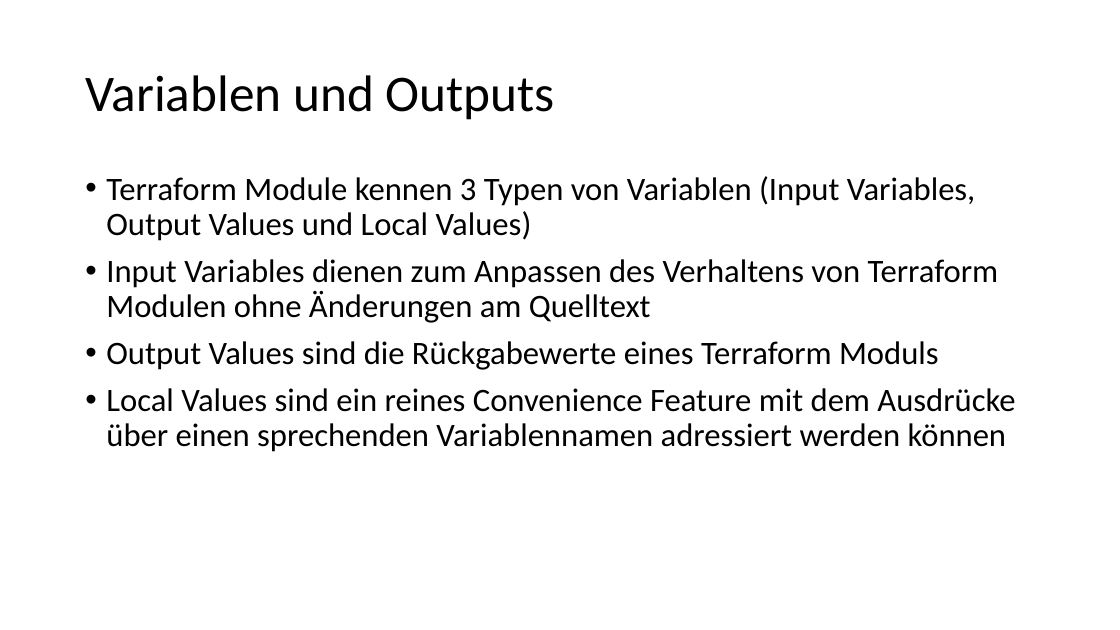
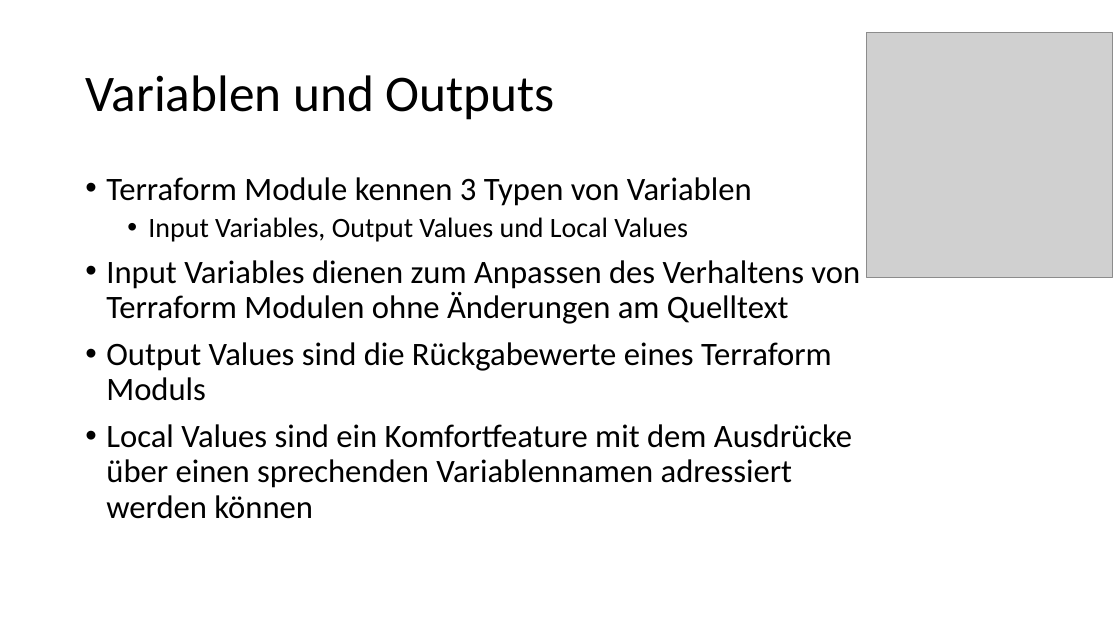
Before and after one commit to djakielski/terraform-schulung, a slide deck: slide 1 of Modul_4_Variables/Variables.pptx. Drawn at 1120x630 pixels with LibreOffice and Linux fonts; fonts in the diff are those of the drawing; grey boxes stand for pictures. Boxes give left, top, right and bottom in pixels: in the first picture for what was removed or moved away, otherwise in the second. Text is boxed around its words. In the diff, an @@ line names an element or a change of style, - is before the commit and + after.

Commit message:
Added/updated descriptions, added slide vor sensitive values

```diff
--- a/Modul_4_Variables/Variables.pptx
+++ b/Modul_4_Variables/Variables.pptx
@@ picture added at box(867, 33, 1112, 278) @@
@@ text at box(106, 177, 752, 242): text changed; size 28 to 24 pt @@
-• Terraform Module kennen 3 Typen von Variablen (Input Variables, Output Values und Local Values)
+• Terraform Module kennen 3 Typen von Variablen
+  • Input Variables, Output Values und Local Values
@@ text at box(106, 424, 852, 519): text changed @@
-• Local Values sind ein reines Convenience Feature mit dem Ausdrücke über einen sprechenden Variablennamen adressiert werden können
+• Local Values sind ein Komfortfeature mit dem Ausdrücke über einen sprechenden Variablennamen adressiert werden können
```
Also in this commit, not shown: 3 other slides changed, 4 slides added.
